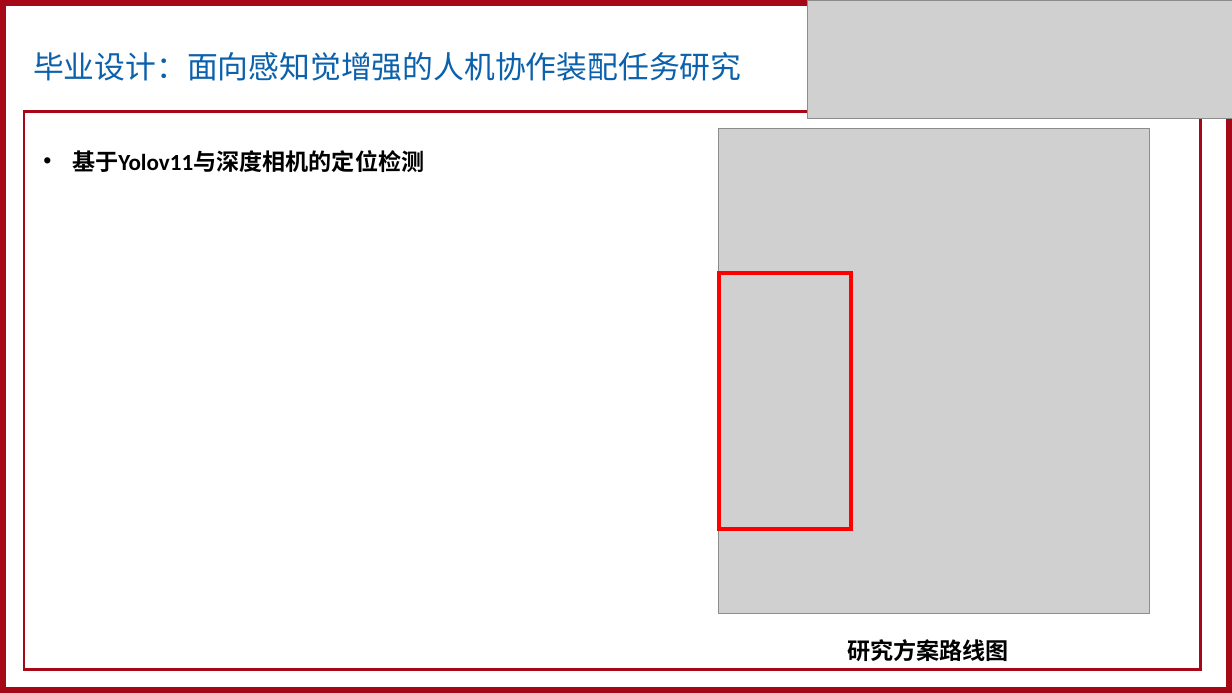
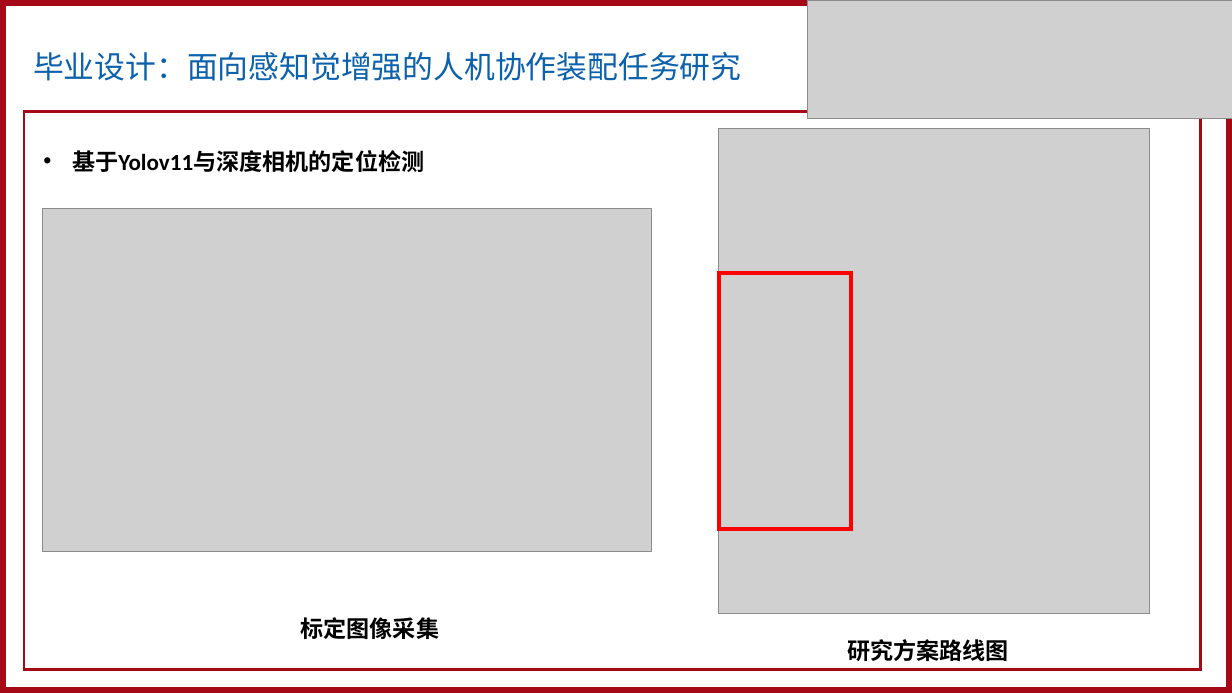
Before and after one commit to Nackustb/Nack-graduation-project, a slide deck: slide 8 of 汇报PPT/桂宝山4.9.pptx. Drawn at 1232x693 pixels with LibreOffice and Linux fonts; fonts in the diff are those of the drawing; grey boxes stand for pictures. Boxes give left, top, right and bottom in pixels: in the first picture for what was removed or moved away, otherwise in the second. Text is boxed around its words. In the diff, an @@ line names an element or a change of style, - is before the commit and + after.

```diff
--- a/汇报PPT/桂宝山4.9.pptx
+++ b/汇报PPT/桂宝山4.9.pptx
@@ picture added at (x1=43, y1=209, x2=652, y2=552) @@
@@ text added at (x1=301, y1=617, x2=440, y2=639), 18 pt, text #000000, bold @@
+标定图像采集
```
Also in this commit, not shown: 2 slides added.
